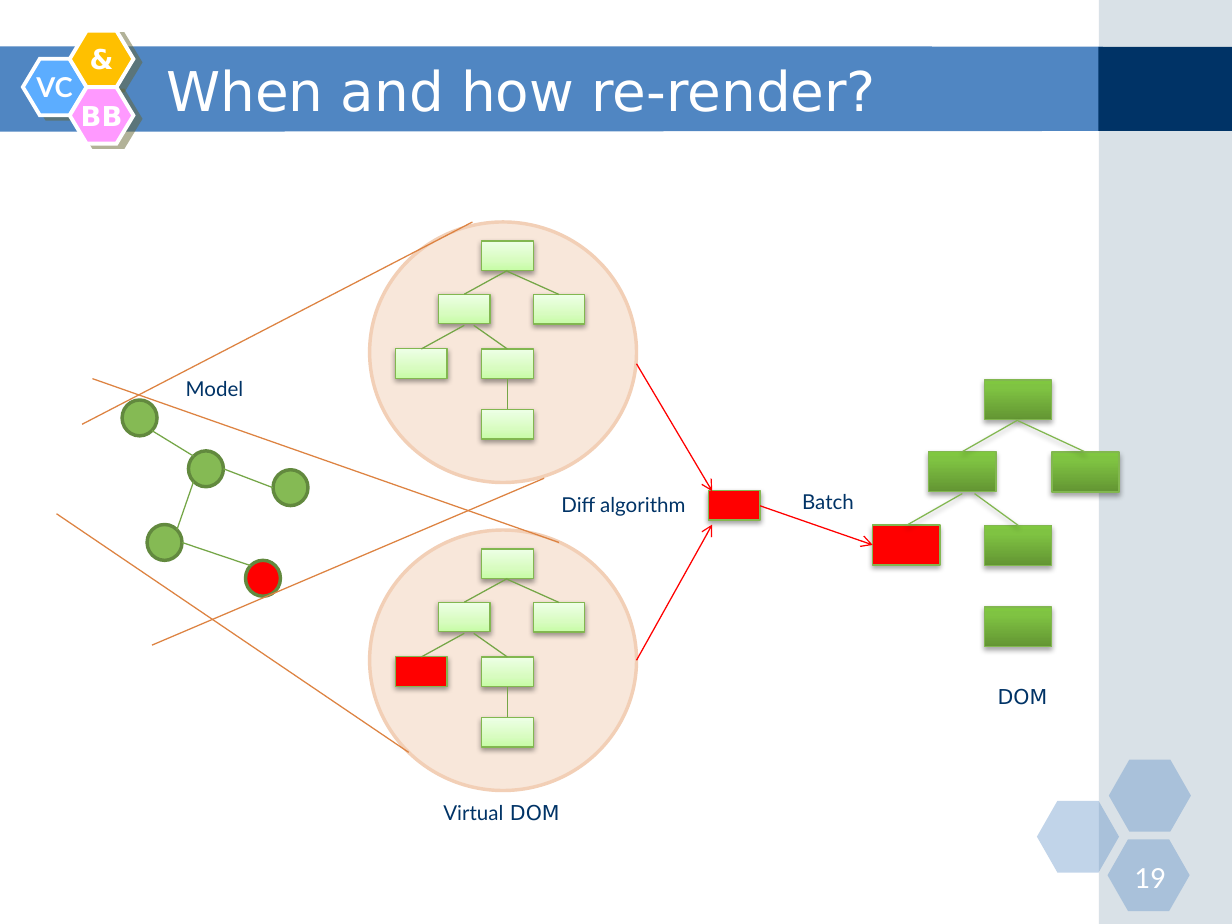
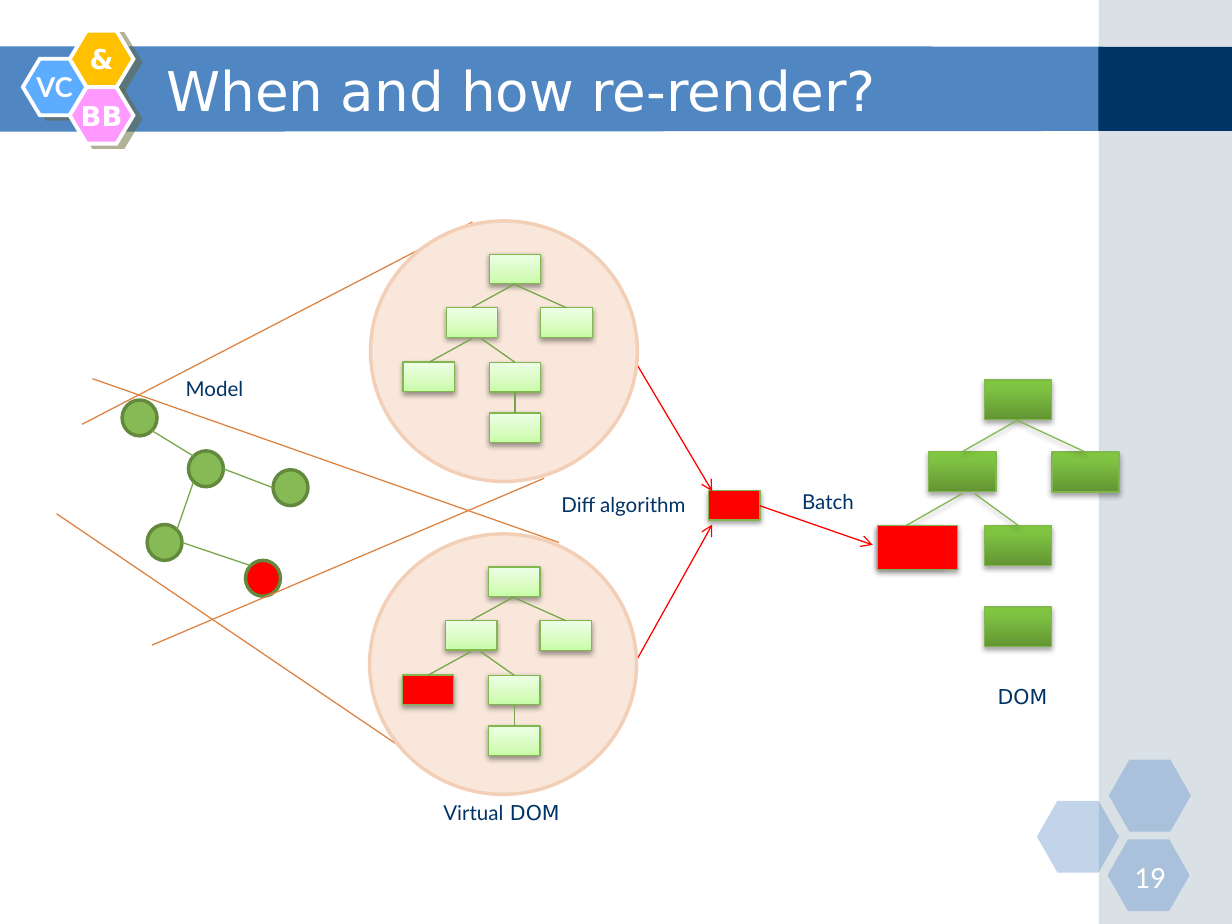
Before and after one commit to nguyenminhtiend/React-Document, a slide deck: slide 19 of React_Slide.pptx. Drawn at 1232x924 pixels with LibreOffice and Linux fonts; fonts in the diff are those of the drawing. Boxes give left, top, right and bottom in pixels: in the first picture for what was removed or moved away, otherwise in the second. Text is boxed around its words. In the diff, an @@ line names an element or a change of style, - is before the commit and + after.

```diff
--- a/React_Slide.pptx
+++ b/React_Slide.pptx
@@ line moved from (508, 271) - (464, 294) to (515, 283) - (472, 308) @@
@@ 2 lines, 2 rectangles: place and size @@
-2 lines, 2 rectangles at (395, 294, 585, 378)
+2 lines, 2 rectangles at (403, 308, 593, 392)
@@ rectangle: place and size @@
-rectangle at (482, 409, 533, 439)
+rectangle at (489, 413, 541, 442)
@@ line moved from (508, 409) - (508, 378) to (515, 413) - (515, 392) @@
@@ rectangle: place and size @@
-rectangle at (872, 525, 940, 564)
+rectangle at (877, 526, 957, 570)
@@ rectangle added at (877, 526, 945, 565), fill gradient #639633 to #80C343 to #81C640, outline #82B850 0.75 pt @@
@@ 3 rectangles, 2 lines: place and size @@
-3 rectangles, 2 lines at (439, 241, 559, 602)
+3 rectangles, 2 lines at (446, 254, 567, 621)
@@ 5 rectangles, 3 lines: place and size @@
-5 rectangles, 3 lines at (395, 549, 585, 686)
+5 rectangles, 3 lines at (402, 567, 591, 705)
@@ line moved from (508, 717) - (508, 686) to (514, 726) - (514, 705) @@
@@ rectangle: place and size @@
-rectangle at (482, 717, 533, 747)
+rectangle at (488, 726, 540, 755)
```
Also in this commit, not shown: 6 other slides changed, 1 slide added, 2 other files.
